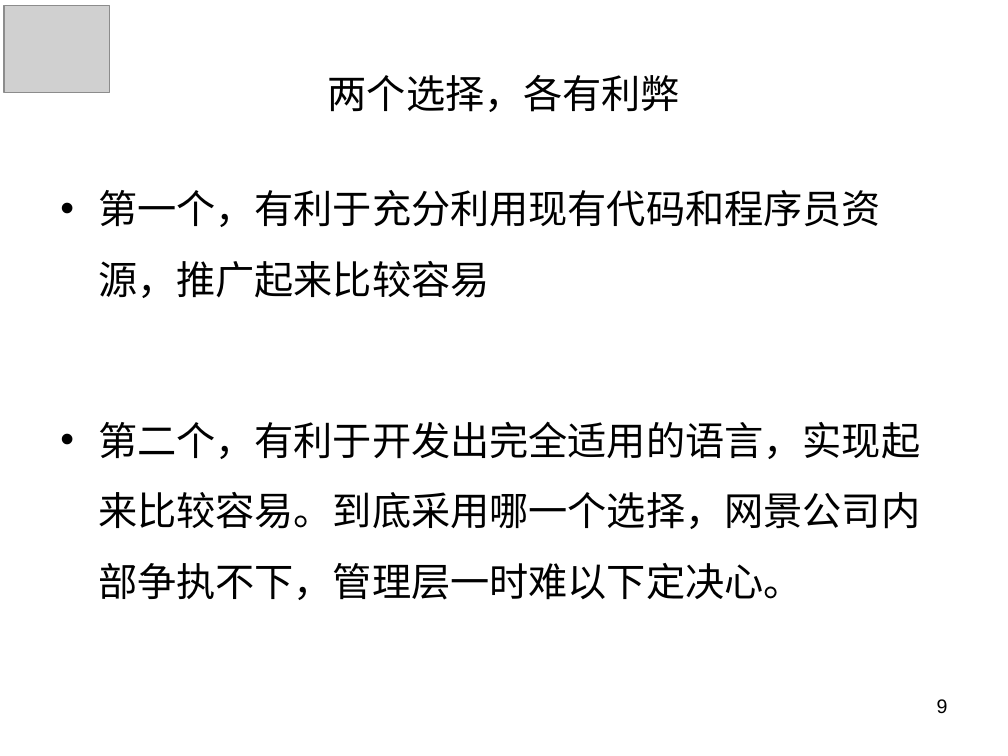
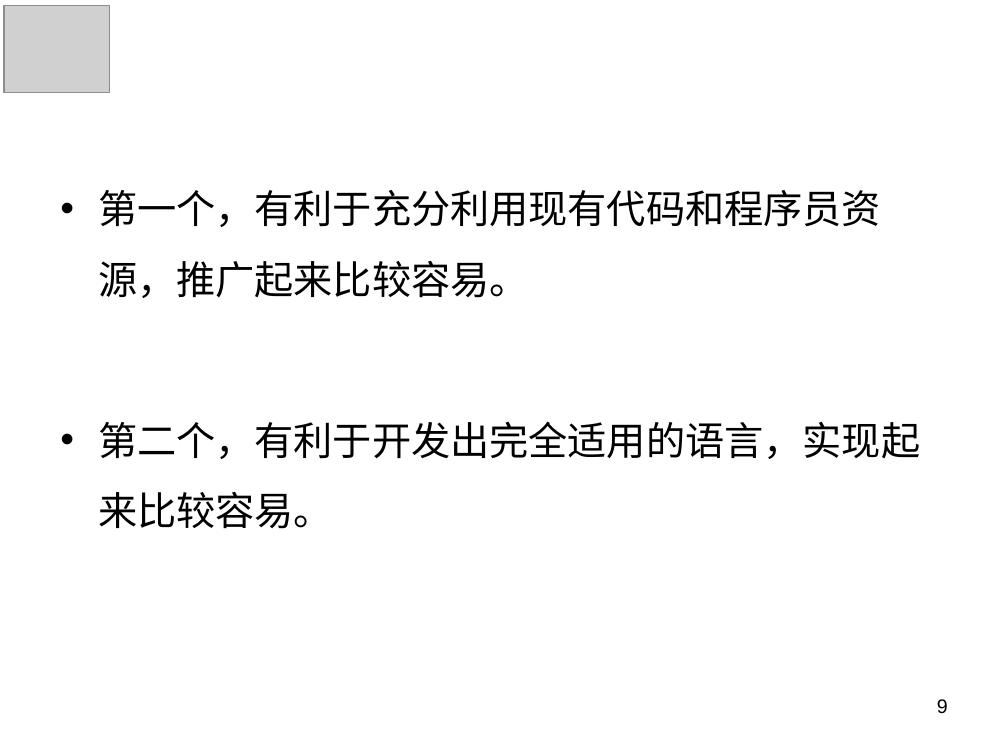
Before and after one commit to panxuepeng/javascript, a slide deck: slide 9 of ppt/1-1（第一天课程）.ppt. Drawn at 1008x756 pixels with LibreOffice and Linux fonts; fonts in the diff are those of the drawing; grey boxes stand for pictures. Boxes give left, top, right and bottom in pixels: in the first picture for what was removed or moved away, otherwise in the second. Text is boxed around its words. In the diff, an @@ line names an element or a change of style, - is before the commit and + after.

```diff
--- a/ppt/1-1（第一天课程）.ppt
+++ b/ppt/1-1（第一天课程）.ppt
@@ title removed at (328,75,680,112) @@
-两个选择，各有利弊
@@ text at (98,190,920,529): text changed @@
-• 第一个，有利于充分利用现有代码和程序员资源，推广起来比较容易
-• 第二个，有利于开发出完全适用的语言，实现起来比较容易。到底采用哪一个选择，网景公司内部争执不下，管理层一时难以下定决心。
+• 第一个，有利于充分利用现有代码和程序员资源，推广起来比较容易。
+• 第二个，有利于开发出完全适用的语言，实现起来比较容易。
```
Also in this commit, not shown: 37 other slides changed, 23 slides added, 4 slides removed, 3 other files.
